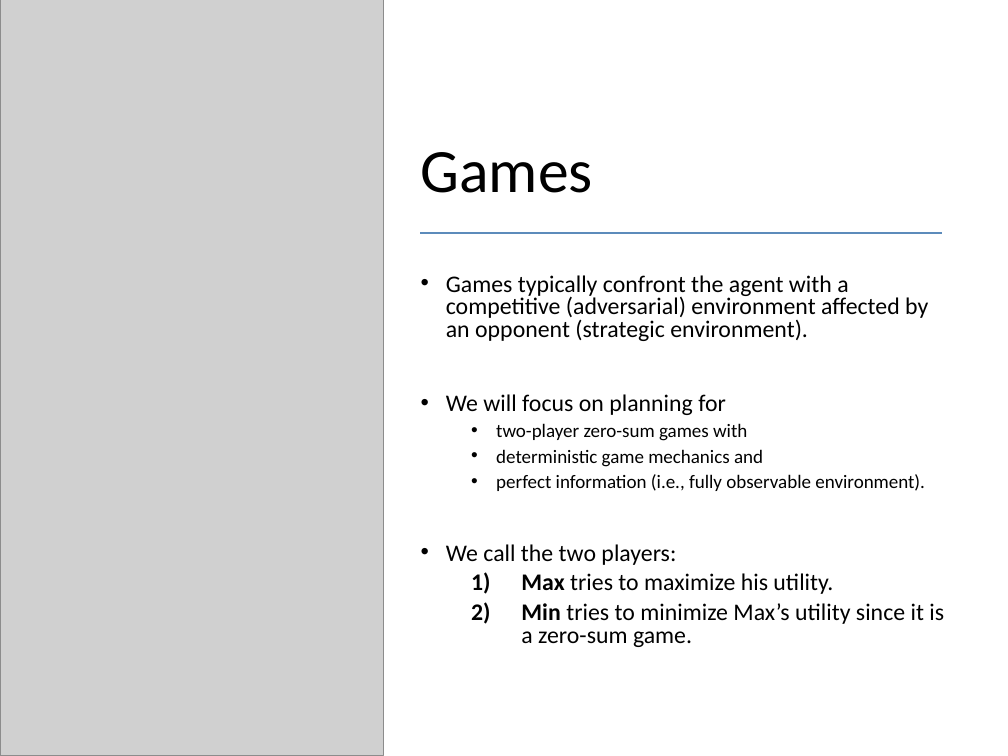
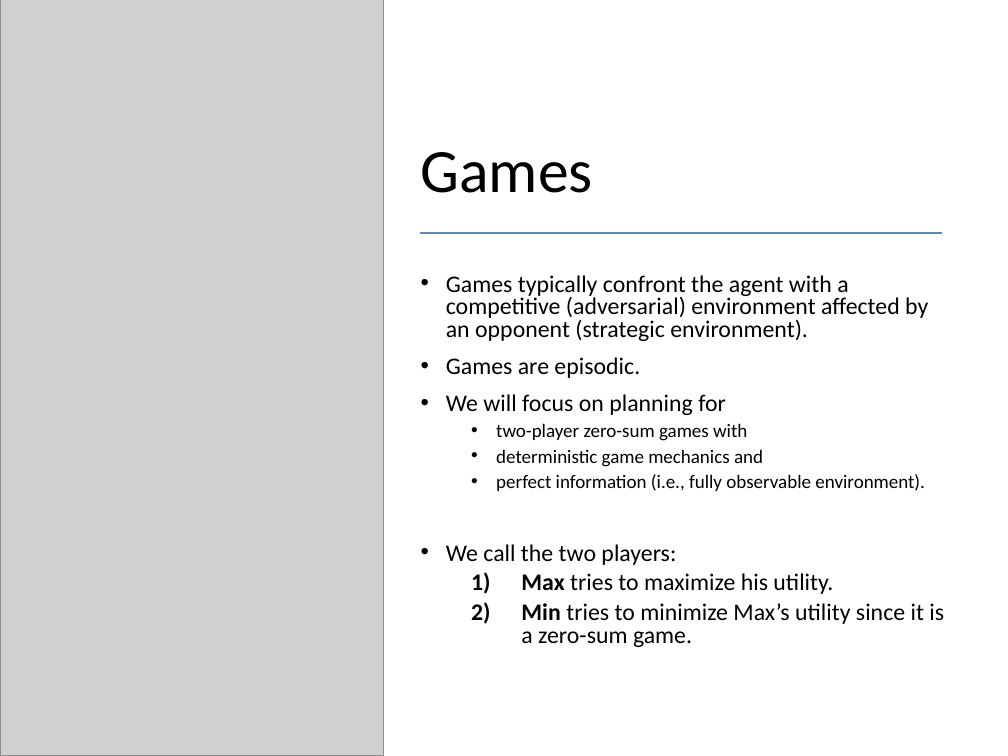
Before and after one commit to mhahsler/CS7320-AI, a slide deck: slide 2 of slides/05_games.pptx. Drawn at 1008x756 pixels with LibreOffice and Linux fonts; fonts in the diff are those of the drawing; grey boxes stand for pictures. Boxes give left, top, right and bottom in pixels: in the first picture for what was removed or moved away, otherwise in the second. Text is boxed around its words. In the diff, an @@ line names an element or a change of style, - is before the commit and + after.

```diff
--- a/slides/05_games.pptx
+++ b/slides/05_games.pptx
@@ text at [446,357,640,378]: paragraph added @@
+• Games are episodic.
```
Also in this commit, not shown: 2 other slides changed, 1 other file.
